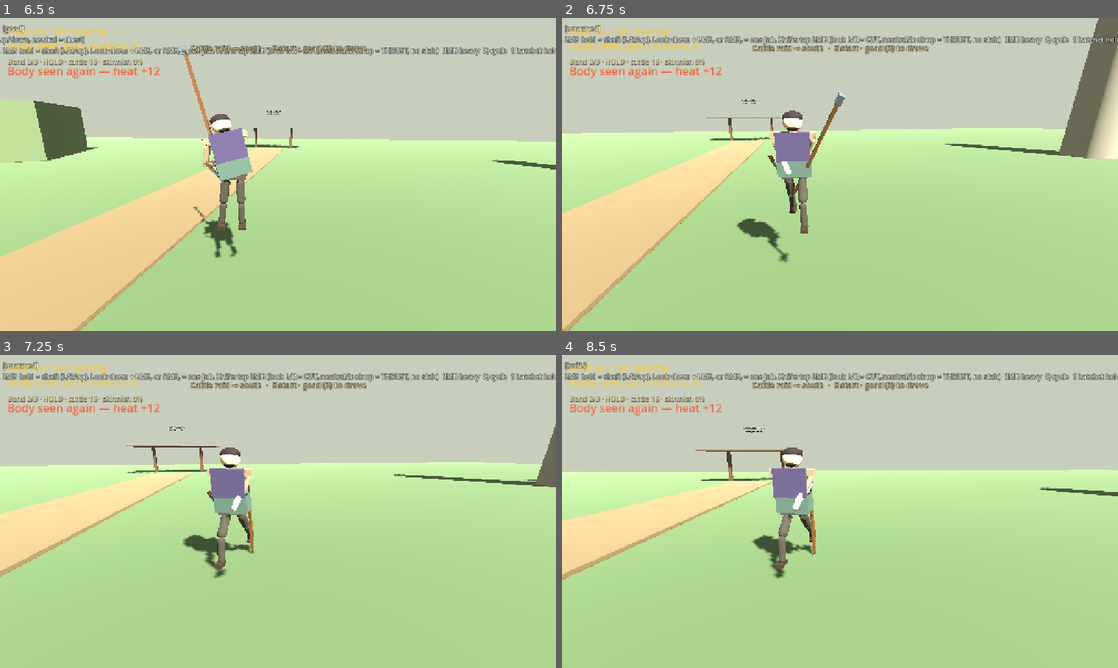
Above: before the commit, frames 1-4 (two rows, left to right).
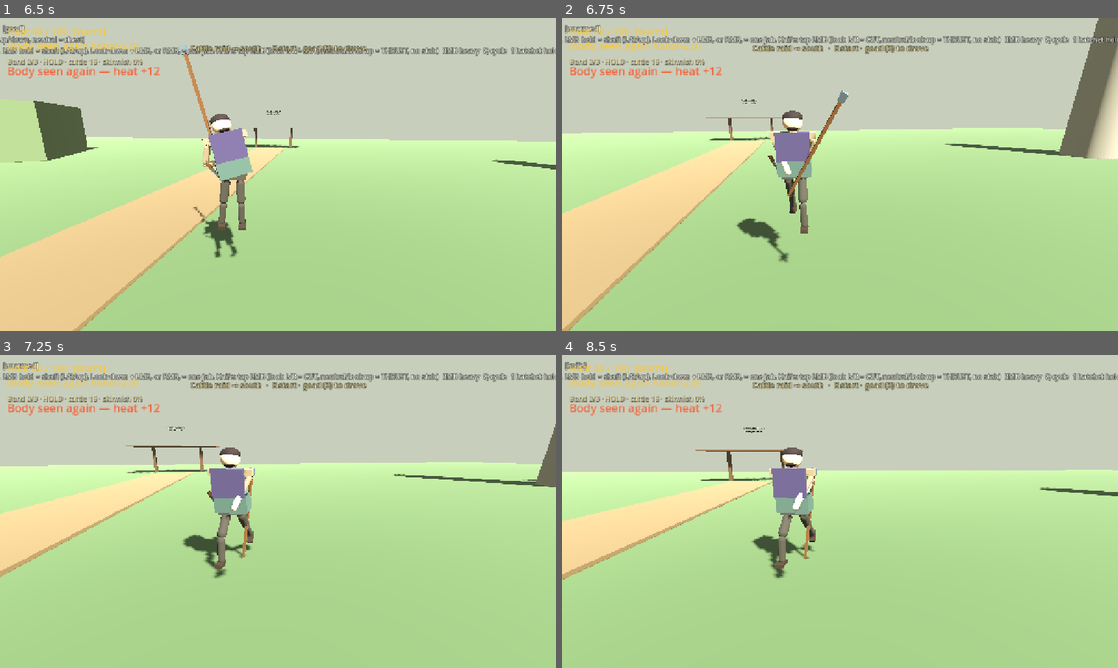
Above: after the commit, the same moments.

Repository: fortins4/devPlayground
Game: Godot game, scene res://scenes/main/main.tscn
Two runs of this game, one before a commit and one after it. Both use one fixed random seed, a clock stepped at 60 frames per second and the inputs below.
Inputs (mouse positions are in pixels of both pictures, inside the frame that each line leads up to):
- Up to frame 1 (6.5 s): tap Enter at 0.5 s; move the mouse to (305, 174) at 0.52 s; hold Right mouse button (attack_heavy) 0.53-1.28 s; hold W (move_forward) 0.53-5.78 s; click (305, 174) at 0.67 s; tap Space (jump) at 0.77, 1.52, 3.02, 3.77, 4.52, 6.02 s; move the mouse to (250, 174) at 1.27 s; click (250, 174) at 1.35 s; move the mouse to (289, 168) at 2.02 s; hold H (band_toggle) 2.03-2.78 s; move the mouse to (272, 180) at 2.77 s; tap Ctrl (crouch) at 2.85 s; click (272, 180) at 2.92 s; move the mouse to (316, 177) at 3.52 s; hold Q (cycle_weapon) 3.53-4.28 s; move the mouse to (233, 171) at 4.27 s; tap E (interact) at 4.35 s; move the mouse to (283, 174) at 5.02 s; hold Shift (sprint) 5.03-5.78 s; click (283, 174) at 5.17 s; move the mouse to (255, 168) at 5.77 s; hold D (move_right) from 5.78 s (still down); tap 3 (weapon_goad) at 5.85 s
- Up to frame 2 (6.75 s): move the mouse to (867, 174) at 6.52 s; release D (move_right) at 6.53 s; hold W (move_forward) from 6.53 s (still down); hold 1 (weapon_hatchet) from 6.53 s (still down)
- Up to frame 3 (7.25 s): keep holding W (move_forward); keep holding 1 (weapon_hatchet); tap Space (jump) at 6.77 s
- Up to frame 4 (8.5 s): keep holding W (move_forward); move the mouse to (812, 511) at 7.27 s; release 1 (weapon_hatchet) at 7.28 s; tap 2 (weapon_knife) at 7.35 s; click (812, 511) at 7.42 s; tap Space (jump) at 7.52 s; move the mouse to (851, 505) at 8.02 s; tap Delete at 8.1 s

Frame 1 is identical in both runs. In frame 2, 0.3% of the frame differs, in the area x 36-52%, y 23-71%; in frame 3, 0.2%; in frame 4, 0.2%.

Commit message:
feat(combat): pull the stowed goad butt in along the back

Diff:
--- a/scripts/characters/shared/kerne_mesh_builder.gd
+++ b/scripts/characters/shared/kerne_mesh_builder.gd
@@ -270,13 +270,12 @@
 		belt_knife.add_child(bk_b)
 
 		# Same goad as the hands: full 1.75 shaft and gray head. Not scaled.
-		# Head sits beside the right shoulder; the shaft leans down the back
-		# so the butt passes beside the hip, behind the tunic, not over the
-		# skull and not out between the legs.
+		# Head just off the right shoulder. Butt pulled in so the shaft
+		# lies on the back plane, inside the hip, not leaned out past it.
 		var back_goad := Node3D.new()
 		back_goad.name = "BackGoad"
-		back_goad.position = Vector3(0.170, -1.058, -0.433)
-		back_goad.rotation_degrees = Vector3(9.8, -0.2, -1.2)
+		back_goad.position = Vector3(0.056, -1.035, -0.199)
+		back_goad.rotation_degrees = Vector3(0.32, -0.05, -8.1)
 		torso.add_child(back_goad)
 		var goad_mesh := BoxMesh.new()
 		goad_mesh.size = Vector3(0.045, 1.75, 0.045)
